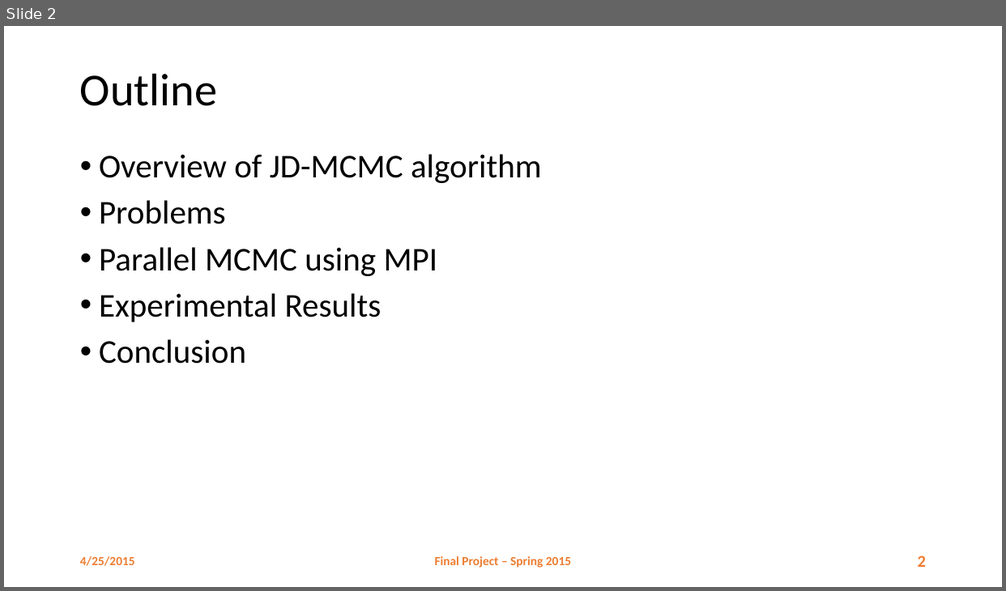
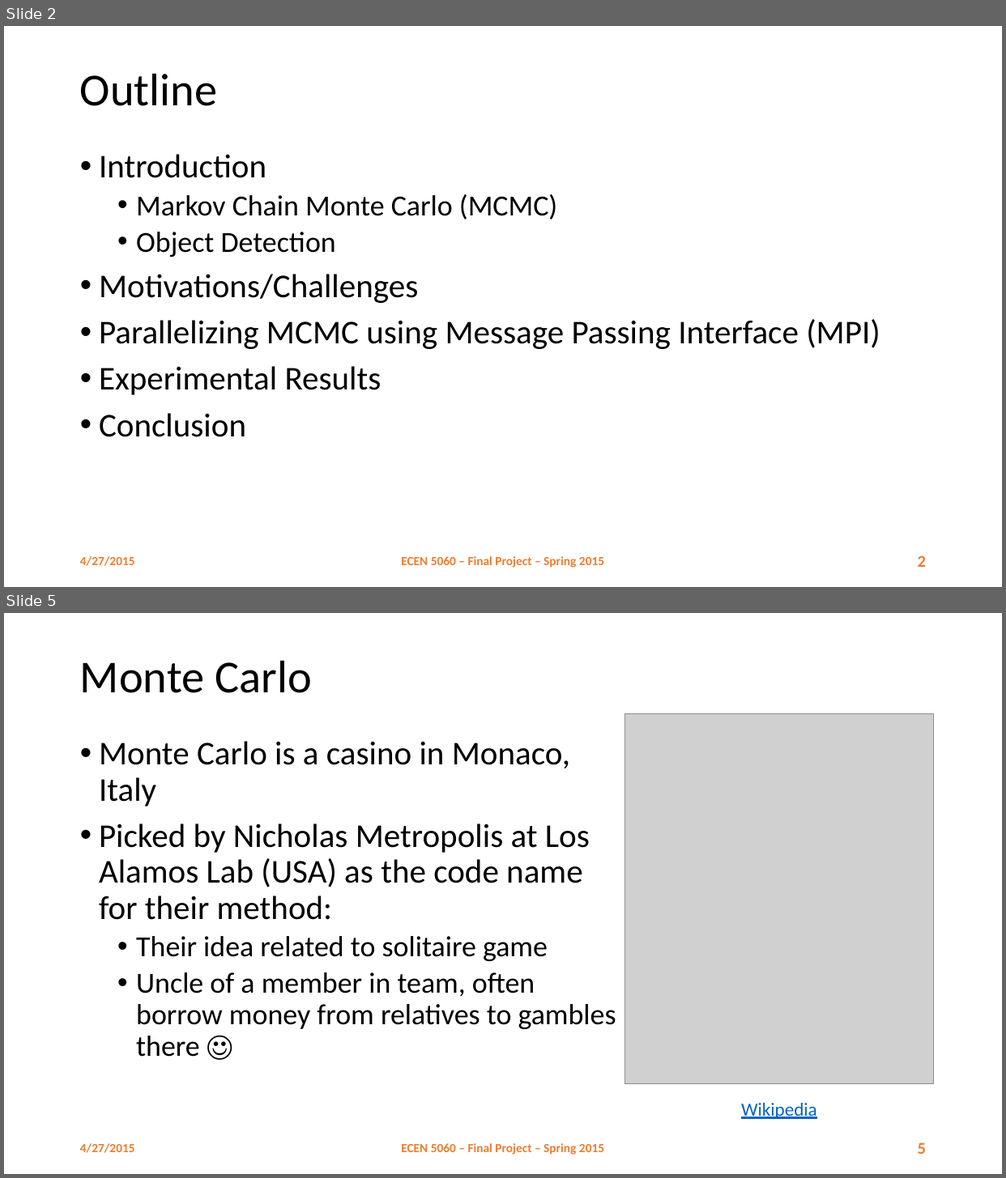
Before and after one commit to danhtuan/jdmcmc-mpi, a slide deck: report/Parallel MCMC.pptx. Shown one above the other, each under a label of ours: slide 2 before the commit, slides 2 and 5 after it; the slides between them are not shown. The pictures are 1006x591 and 1006x1178 pixels, drawn with LibreOffice and Linux fonts; fonts in the diff are those of the drawing; grey boxes stand for pictures; background and template pictures are left out. Boxes give left, top, right and bottom in pixels: in the first picture for what was removed or moved away, otherwise in the second. Text is boxed around its words. In the diff, an @@ line names an element or a change of style, - is before the commit and + after.

```diff
--- a/report/Parallel MCMC.pptx
+++ b/report/Parallel MCMC.pptx
@@ slide 5 added at bbox=[4, 613, 1002, 1174], background #FFFFFF @@
@@ title added at bbox=[80, 660, 311, 693], 44 pt, text #000000 @@
+Monte Carlo
@@ picture added at bbox=[625, 714, 934, 1084] @@
@@ text added at bbox=[99, 741, 616, 1057], 32 pt, text #000000 @@
+• Monte Carlo is a casino in Monaco, Italy
+• Picked by Nicholas Metropolis at Los Alamos Lab (USA) as the code name for their method:
+  • Their idea related to solitaire game
+  • Uncle of a member in team, often borrow money from relatives to gambles there ☺
@@ text added at bbox=[741, 1103, 817, 1119], 18 pt, text #0563C1, underline @@
+Wikipedia
@@ text added at bbox=[80, 1144, 135, 1153], 12 pt, text #ED7D31, bold @@
+4/27/2015
@@ text added at bbox=[401, 1144, 604, 1155], 12 pt, text #ED7D31, bold @@
+ECEN 5060 – Final Project – Spring 2015
@@ page number added at bbox=[918, 1143, 926, 1154], 16 pt, text #ED7D31, bold @@
+5
@@ slide 2 changed as well @@
@@ text at bbox=[99, 154, 880, 349]: text changed @@
-• Overview of JD-MCMC algorithm
-• Problems
-• Parallel MCMC using MPI
+• Introduction
+  • Markov Chain Monte Carlo (MCMC)
+  • Object Detection
+• Motivations/Challenges
+• Parallelizing MCMC using Message Passing Interface (MPI)
@@ text at bbox=[80, 557, 135, 566]: text changed @@
-4/25/2015
+4/27/2015
@@ text at bbox=[401, 557, 604, 568]: text changed @@
-Final Project – Spring 2015
+ECEN 5060 – Final Project – Spring 2015
```
Also in this commit, not shown: 2 other slides changed, 15 other slides added.
